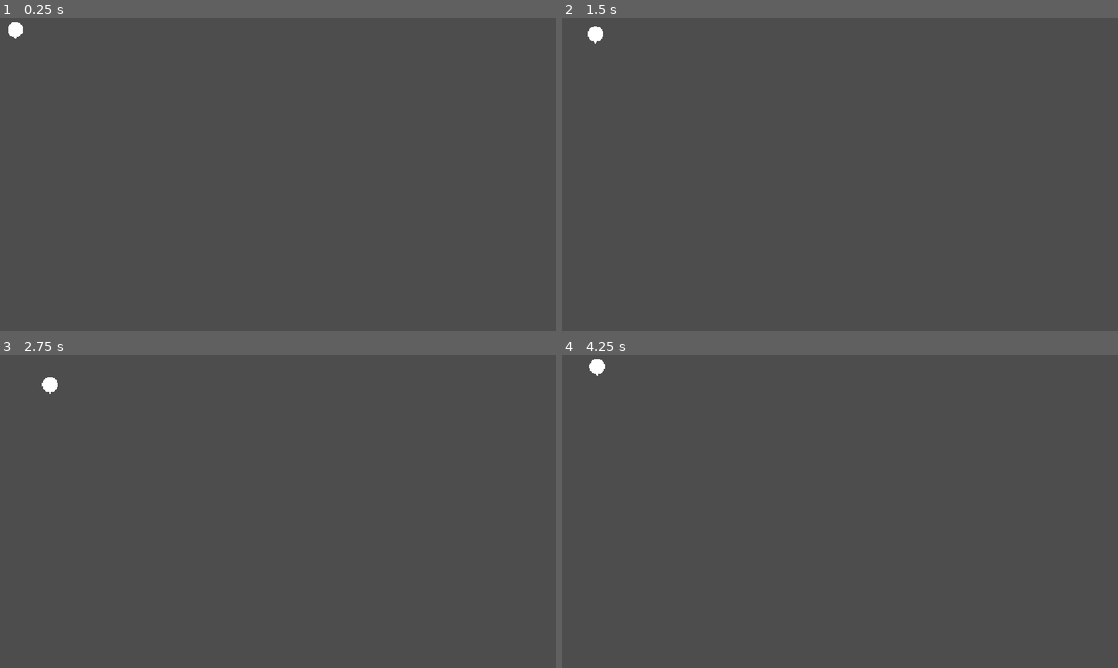
Above: before the commit, frames 1-4 (two rows, left to right).
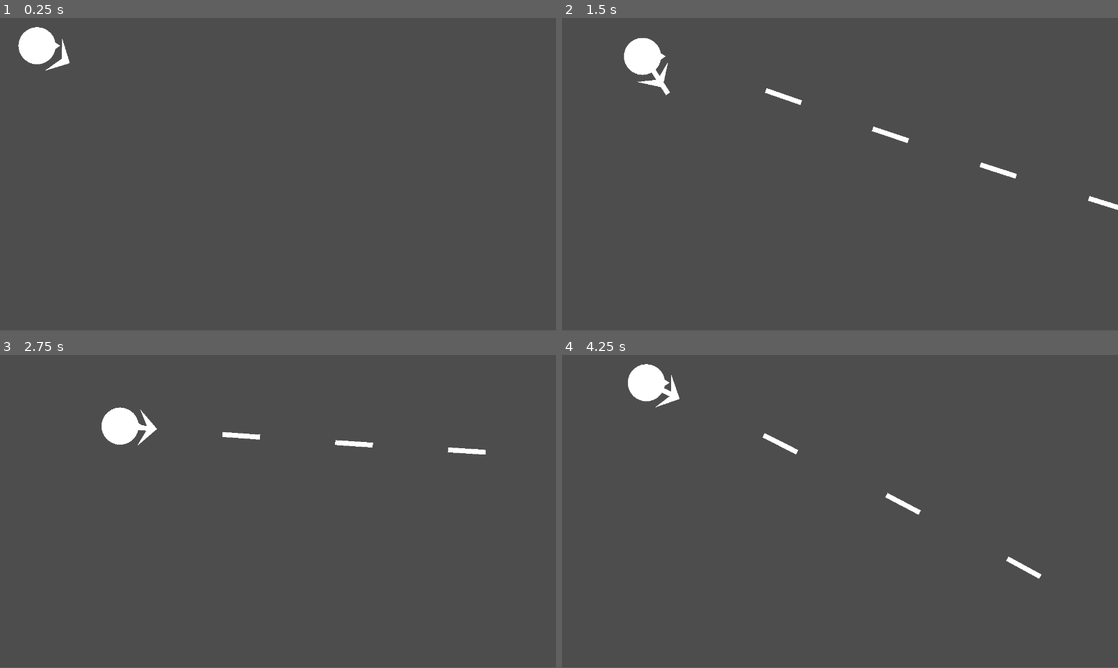
Above: after the commit, the same moments.

Repository: morie197/party_paranoia
Game: Godot game, scene res://testing_scene.tscn
Two runs of this game, one before a commit and one after it. Both use one fixed random seed, a clock stepped at 60 frames per second and the inputs below.
Inputs (mouse positions are in pixels of both pictures, inside the frame that each line leads up to):
- Up to frame 1 (0.25 s): no input
- Up to frame 2 (1.5 s): tap Enter at 0.5 s; move the mouse to (962, 158) at 0.52 s; press the mouse at (962, 158) at 0.53 s; hold D (right) 0.53-1.28 s; move the mouse to (728, 190) at 1.27 s; release the mouse at (728, 190) at 1.28 s; hold S (down) from 1.28 s (still down); click (728, 190) at 1.35 s
- Up to frame 3 (2.75 s): move the mouse to (333, 442) at 2.02 s; release S (down) at 2.03 s; press the mouse at (333, 442) at 2.03 s; hold D (right) from 2.03 s (still down); right-click (333, 442) at 2.1 s
- Up to frame 4 (4.25 s): move the mouse to (812, 574) at 2.77 s; release D (right) at 2.78 s; release the mouse at (812, 574) at 2.78 s; hold W (up) 2.78-3.53 s; click (812, 574) at 2.85 s; move the mouse to (1006, 558) at 3.52 s; press the mouse at (1006, 558) at 3.53 s; hold A (left) from 3.53 s (still down)
In our replay, the window is 800x450 before the commit and 800x449 after it. These sizes can differ from the game's own. Grey fills any space a smaller window leaves; there, only what the larger window draws over its background counts as a difference.

The runs differ from the first frame. In frame 1, 0.9% of the frame differs, in the area x 1-13%, y 1-17%; in frame 2, 1.3%, in the area x 4-100%, y 2-62%; in frame 3, 1.2%; in frame 4, 1.2%.

Commit message:
[Add] Basic projectile firing

Diff:
--- /dev/null
+++ b/archer_projectile.gd
@@ -0,0 +1,13 @@
+extends Projectile
+class_name ArcherProjectile
+
+var arrow_speed: float = 100
+
+# Called when the node enters the scene tree for the first time.
+func _ready():
+	pass # Replace with function body.
+
+
+# Called every frame. 'delta' is the elapsed time since the previous frame.
+func _process(delta):
+	position += projectile_direction * projectile_attack_speed * delta * arrow_speed
--- /dev/null
+++ b/archer_projectile.tscn
@@ -0,0 +1,23 @@
+[gd_scene format=3 uid="uid://c5f5543jot8m1"]
+
+[ext_resource type="Script" uid="uid://c1rq7b12fj7gi" path="res://archer_projectile.gd" id="1_a4rfu"]
+
+[sub_resource type="BoxMesh" id="BoxMesh_5fqsj"]
+size = Vector3(1, 0.5, 1)
+
+[sub_resource type="CircleShape2D" id="CircleShape2D_pofft"]
+radius = 8.0
+
+[node name="ArcherProjectile" type="Node2D" unique_id=155385979]
+script = ExtResource("1_a4rfu")
+
+[node name="ProjectileVisuals" type="Node2D" parent="." unique_id=425731625]
+
+[node name="MeshInstance2D" type="MeshInstance2D" parent="ProjectileVisuals" unique_id=1387698132]
+scale = Vector2(32.5, 8.5)
+mesh = SubResource("BoxMesh_5fqsj")
+
+[node name="ProjectileHitBox" type="Area2D" parent="." unique_id=1980277344]
+
+[node name="CollisionShape2D" type="CollisionShape2D" parent="ProjectileHitBox" unique_id=1564093604]
+shape = SubResource("CircleShape2D_pofft")
--- a/character.gd
+++ b/character.gd
@@ -2,13 +2,33 @@
 class_name Character
 
 @export var movement_input_controller: Node
+@export var direction_controller: Node
+@export var attack_input_controller: Node
 @export var character_move: CharacterMove
+@export var character_attack: Node
+@export var character_aim_visuals: Node2D
 
 # Called when the node enters the scene tree for the first time.
 func _ready():
-	if not "move_vector" in movement_input_controller:
-		print("No movement vector for character!")
-		movement_input_controller = null
+	if movement_input_controller:
+		if not "move_vector" in movement_input_controller:
+			print("No movement vector for character!")
+			movement_input_controller = null
+
+	if direction_controller:
+		if not "facing_direction" in direction_controller:
+			print("No facing vector for character!")
+			direction_controller = null
+
+	if attack_input_controller:
+		if not "is_attacking" in attack_input_controller:
+			print("No attacking for character!")
+			attack_input_controller = null
+
+	if character_attack:
+		if not character_attack.has_method("attack"):
+			print("No attack module for character!")
+			character_attack = null
 
 	if character_move:
 		character_move.character_to_move = self
@@ -16,10 +36,17 @@
 
 # Called every frame. 'delta' is the elapsed time since the previous frame.
 func _process(delta):
-	pass
+	if (not attack_input_controller) or (not character_attack):
+		return
+
+	if attack_input_controller.is_attacking:
+		character_attack.attack()
+
+	character_aim_visuals.look_at(GameManager.mouse_pos)
+
 
 func _physics_process(delta):
-	if not movement_input_controller and character_move:
+	if (not movement_input_controller) or (not character_move):
 		return
 
 	character_move.move_character(movement_input_controller.move_vector)
--- /dev/null
+++ b/character_projectile_attack.gd
@@ -0,0 +1,38 @@
+extends Node
+
+@export var projectile_to_fire: PackedScene
+
+@export var attack_cooldown: float = 0.2
+@export var projectile_attack_damage: float = 3
+@export var projectile_attack_speed: float = 5
+
+var current_attack_cooldown: float = 0
+
+# Called when the node enters the scene tree for the first time.
+func _ready():
+	pass # Replace with function body.
+
+
+# Called every frame. 'delta' is the elapsed time since the previous frame.
+func _process(delta):
+	if current_attack_cooldown > 0:
+		current_attack_cooldown -= delta
+
+func attack():
+	if not current_attack_cooldown <= 0:
+		return
+
+	current_attack_cooldown = attack_cooldown
+
+
+	var parent_transform: Vector2 = get_parent().global_position
+	var direction_to_head: Vector2 = parent_transform.direction_to(GameManager.mouse_pos)
+
+	var projectile = projectile_to_fire.instantiate() as Projectile
+	projectile.projectile_attack_damage = projectile_attack_damage
+	projectile.projectile_attack_speed = projectile_attack_speed
+	projectile.projectile_direction = direction_to_head
+	get_parent().add_sibling(projectile)
+
+	projectile.global_position = parent_transform
+	projectile.global_rotation = direction_to_head.angle()
--- /dev/null
+++ b/game_manager.gd
@@ -0,0 +1,12 @@
+extends Node
+
+var mouse_pos: Vector2
+
+# Called when the node enters the scene tree for the first time.
+func _ready():
+	pass # Replace with function body.
+
+
+# Called every frame. 'delta' is the elapsed time since the previous frame.
+func _process(delta):
+	pass
--- a/player_archer.tscn
+++ b/player_archer.tscn
@@ -3,6 +3,8 @@
 [ext_resource type="Script" uid="uid://c6883obyp1ilb" path="res://character.gd" id="1_yyhkc"]
 [ext_resource type="Script" uid="uid://chdaesq4yyh0h" path="res://character_move.gd" id="2_5fqsj"]
 [ext_resource type="Script" uid="uid://cictflrbxlmv3" path="res://player_input.gd" id="2_yyhkc"]
+[ext_resource type="Script" uid="uid://c4ce50nrk6ade" path="res://character_projectile_attack.gd" id="4_5fqsj"]
+[ext_resource type="PackedScene" uid="uid://c5f5543jot8m1" path="res://archer_projectile.tscn" id="5_4d32p"]
 
 [sub_resource type="SphereMesh" id="SphereMesh_h5qqk"]
 radius = 1.0
@@ -13,10 +15,14 @@
 [sub_resource type="CircleShape2D" id="CircleShape2D_h5qqk"]
 radius = 16.0
 
-[node name="PlayerArcher" type="CharacterBody2D" unique_id=882159276 node_paths=PackedStringArray("movement_input_controller", "character_move")]
+[node name="PlayerArcher" type="CharacterBody2D" unique_id=882159276 node_paths=PackedStringArray("movement_input_controller", "direction_controller", "attack_input_controller", "character_move", "character_attack", "character_aim_visuals")]
 script = ExtResource("1_yyhkc")
 movement_input_controller = NodePath("PlayerInput")
+direction_controller = NodePath("PlayerInput")
+attack_input_controller = NodePath("PlayerInput")
 character_move = NodePath("CharacterMove")
+character_attack = NodePath("CharacterProjectileAttack")
+character_aim_visuals = NodePath("AimVisuals")
 
 [node name="CharacterVisuals" type="Node2D" parent="." unique_id=268260858]
 
@@ -25,7 +31,8 @@
 mesh = SubResource("SphereMesh_h5qqk")
 
 [node name="MeshInstance2D2" type="MeshInstance2D" parent="CharacterVisuals" unique_id=1219332382]
-position = Vector2(0, 8)
+position = Vector2(8, 0)
+rotation = -1.5707964
 scale = Vector2(32, 24)
 mesh = SubResource("PrismMesh_h5qqk")
 
@@ -35,6 +42,15 @@
 [node name="PlayerCollision" type="CollisionShape2D" parent="." unique_id=1436767257]
 shape = SubResource("CircleShape2D_h5qqk")
 
-[node name="PlayerInput" type="Node" parent="." unique_id=379284341]
+[node name="CharacterProjectileAttack" type="Node" parent="." unique_id=1523114842]
+script = ExtResource("4_5fqsj")
+projectile_to_fire = ExtResource("5_4d32p")
+
+[node name="PlayerInput" type="Node2D" parent="." unique_id=826694354]
 script = ExtResource("2_yyhkc")
 metadata/_custom_type_script = "uid://cictflrbxlmv3"
+
+[node name="AimVisuals" type="Node2D" parent="." unique_id=990575795]
+
+[node name="Polygon2D" type="Polygon2D" parent="AimVisuals" unique_id=1787561655]
+polygon = PackedVector2Array(16, -16, 32, 0, 16, 16, 24, 0)
--- a/player_input.gd
+++ b/player_input.gd
@@ -1,9 +1,11 @@
-extends Node
+extends Node2D
 class_name PlayerInput
 
 var move_vector: Vector2 = Vector2.ZERO
 
-var pressing_attack: bool = false
+var facing_direction: Vector2 = Vector2.ZERO
+
+var is_attacking: bool = false
 var pressed_special: bool = false
 
 #var scroll_axis: int = 0
@@ -12,9 +14,10 @@
 	pass # Replace with function body.
 
 func _process(_delta) -> void:
+	GameManager.mouse_pos = get_global_mouse_position()
 	move_vector = Input.get_vector("left", "right", "up", "down")
 
-	pressing_attack = Input.is_action_pressed("attack")
+	is_attacking = Input.is_action_pressed("attack")
 	pressed_special = Input.is_action_just_pressed("special")
 
 	#if Input.is_action_just_pressed("zoom_in"):
--- a/project.godot
+++ b/project.godot
@@ -15,10 +15,17 @@
 config/features=PackedStringArray("4.7", "Forward Plus")
 config/icon="res://icon.svg"
 
+[autoload]
+
+GameManager="*uid://bo3meu1qqsexf"
+
 [display]
 
+window/size/viewport_width=1920
+window/size/viewport_height=1080
 window/stretch/mode="canvas_items"
 window/stretch/aspect="expand"
+window/stretch/scale=4.0
 
 [input]
 
--- /dev/null
+++ b/projectile.gd
@@ -0,0 +1,6 @@
+extends Node2D
+class_name Projectile
+
+var projectile_attack_damage: float = 0
+var projectile_attack_speed: float = 0
+var projectile_direction: Vector2 = Vector2.ZERO
Not shown, added: archer_projectile.gd.uid
Not shown, added: character_projectile_attack.gd.uid
Not shown, added: game_manager.gd.uid
Not shown, added: projectile.gd.uid
